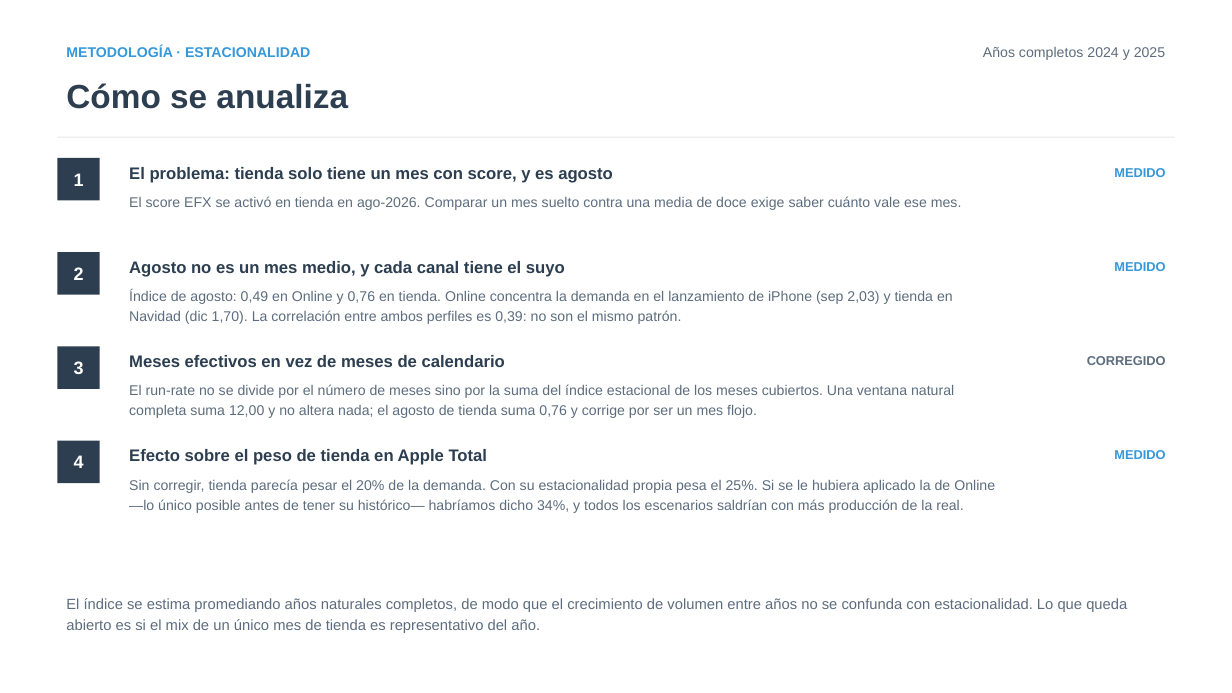
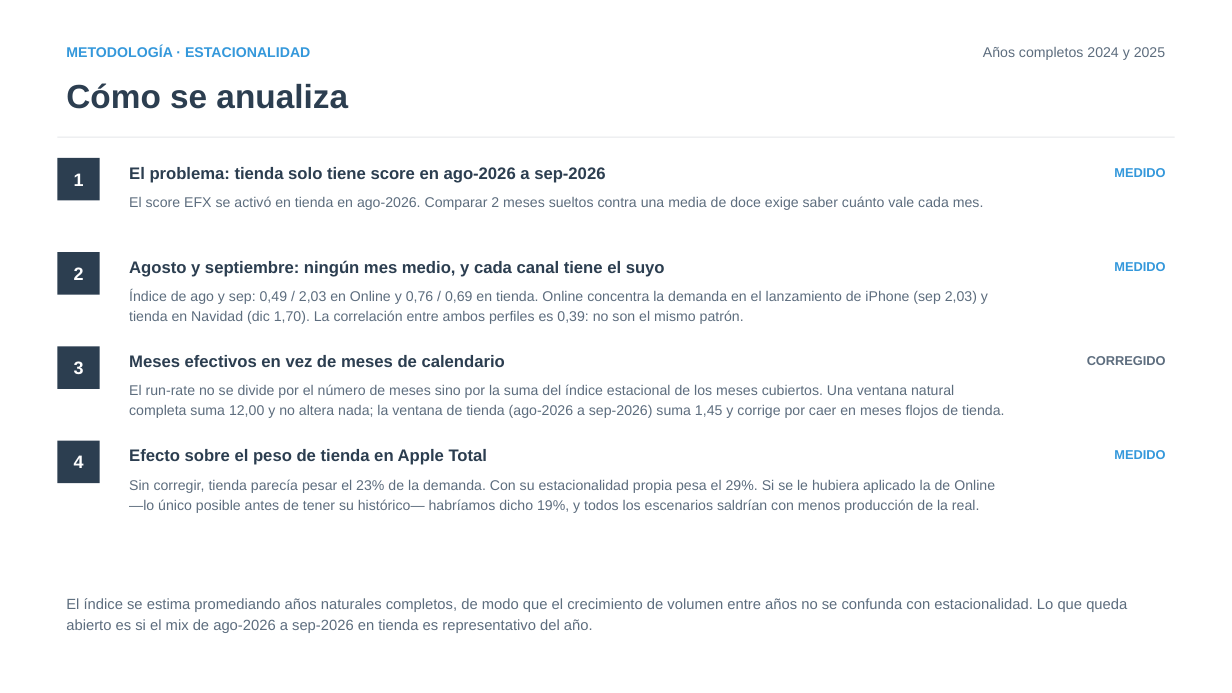
Before and after one commit to iocariz/scoring_tools, a slide deck: slide 9 of output/apple_deck/Estudio_Apple_EFX.pptx. Drawn at 1232x693 pixels with LibreOffice and Linux fonts; fonts in the diff are those of the drawing. Boxes give left, top, right and bottom in pixels: in the first picture for what was removed or moved away, otherwise in the second. Text is boxed around its words. In the diff, an @@ line names an element or a change of style, - is before the commit and + after.

```diff
--- a/output/apple_deck/Estudio_Apple_EFX.pptx
+++ b/output/apple_deck/Estudio_Apple_EFX.pptx
@@ text at [129, 167, 605, 183]: text changed @@
-El problema: tienda solo tiene un mes con score, y es agosto
+El problema: tienda solo tiene score en ago-2026 a sep-2026
@@ text at [129, 196, 984, 210]: text changed @@
-El score EFX se activó en tienda en ago-2026. Comparar un mes suelto contra una media de doce exige saber cuánto vale ese mes.
+El score EFX se activó en tienda en ago-2026. Comparar 2 meses sueltos contra una media de doce exige saber cuánto vale cada mes.
@@ text at [129, 260, 665, 277]: text changed @@
-Agosto no es un mes medio, y cada canal tiene el suyo
+Agosto y septiembre: ningún mes medio, y cada canal tiene el suyo
@@ text at [129, 290, 988, 324]: text changed @@
-Índice de agosto: 0,49 en Online y 0,76 en tienda. Online concentra la demanda en el lanzamiento de iPhone (sep 2,03) y tienda en Navidad (dic 1,70). La correlación entre ambos perfiles es 0,39: no son el mismo patrón.
+Índice de ago y sep: 0,49 / 2,03 en Online y 0,76 / 0,69 en tienda. Online concentra la demanda en el lanzamiento de iPhone (sep 2,03) y tienda en Navidad (dic 1,70). La correlación entre ambos perfiles es 0,39: no son el mismo patrón.
@@ text at [129, 384, 1004, 418]: text changed @@
-El run-rate no se divide por el número de meses sino por la suma del índice estacional de los meses cubiertos. Una ventana natural completa suma 12,00 y no altera nada; el agosto de tienda suma 0,76 y corrige por ser un mes flojo.
+El run-rate no se divide por el número de meses sino por la suma del índice estacional de los meses cubiertos. Una ventana natural completa suma 12,00 y no altera nada; la ventana de tienda (ago-2026 a sep-2026) suma 1,45 y corrige por caer en meses flojos de tienda.
@@ text at [129, 479, 995, 513]: text changed @@
-Sin corregir, tienda parecía pesar el 20% de la demanda. Con su estacionalidad propia pesa el 25%. Si se le hubiera aplicado la de Online —lo único posible antes de tener su histórico— habríamos dicho 34%, y todos los escenarios saldrían con más producción de la real.
+Sin corregir, tienda parecía pesar el 23% de la demanda. Con su estacionalidad propia pesa el 29%. Si se le hubiera aplicado la de Online —lo único posible antes de tener su histórico— habríamos dicho 19%, y todos los escenarios saldrían con menos producción de la real.
@@ text at [66, 598, 1127, 633]: text changed @@
-El índice se estima promediando años naturales completos, de modo que el crecimiento de volumen entre años no se confunda con estacionalidad. Lo que queda abierto es si el mix de un único mes de tienda es representativo del año.
+El índice se estima promediando años naturales completos, de modo que el crecimiento de volumen entre años no se confunda con estacionalidad. Lo que queda abierto es si el mix de ago-2026 a sep-2026 en tienda es representativo del año.
```
Also in this commit, not shown: 10 other slides changed, 7 other files.
